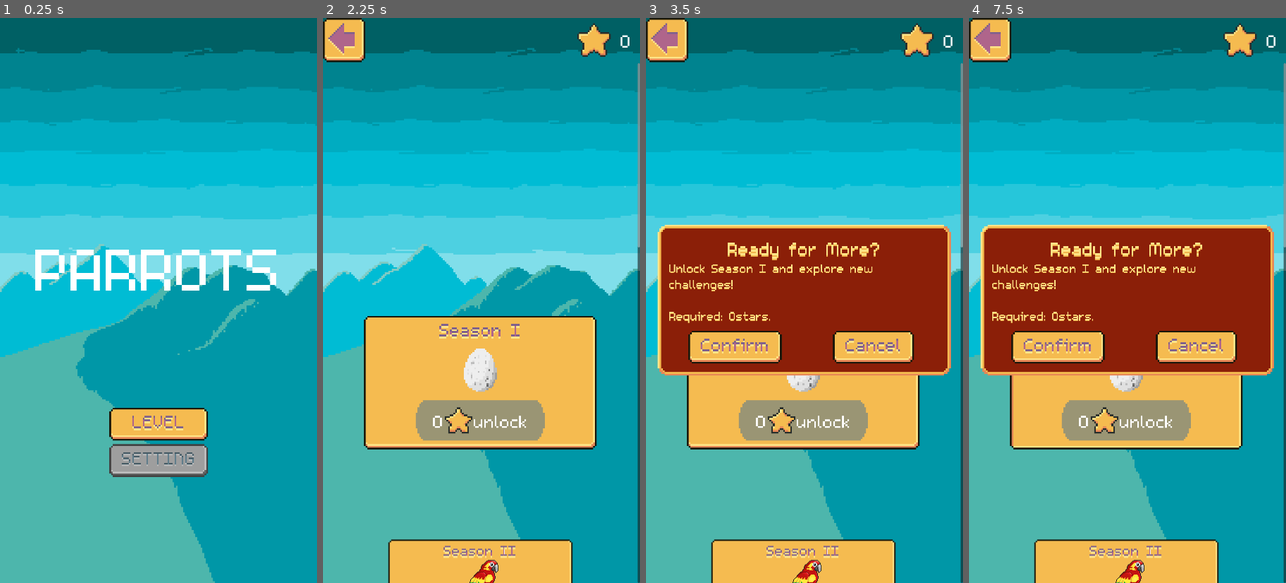
Above: before the commit, frames 1-4 (left to right).
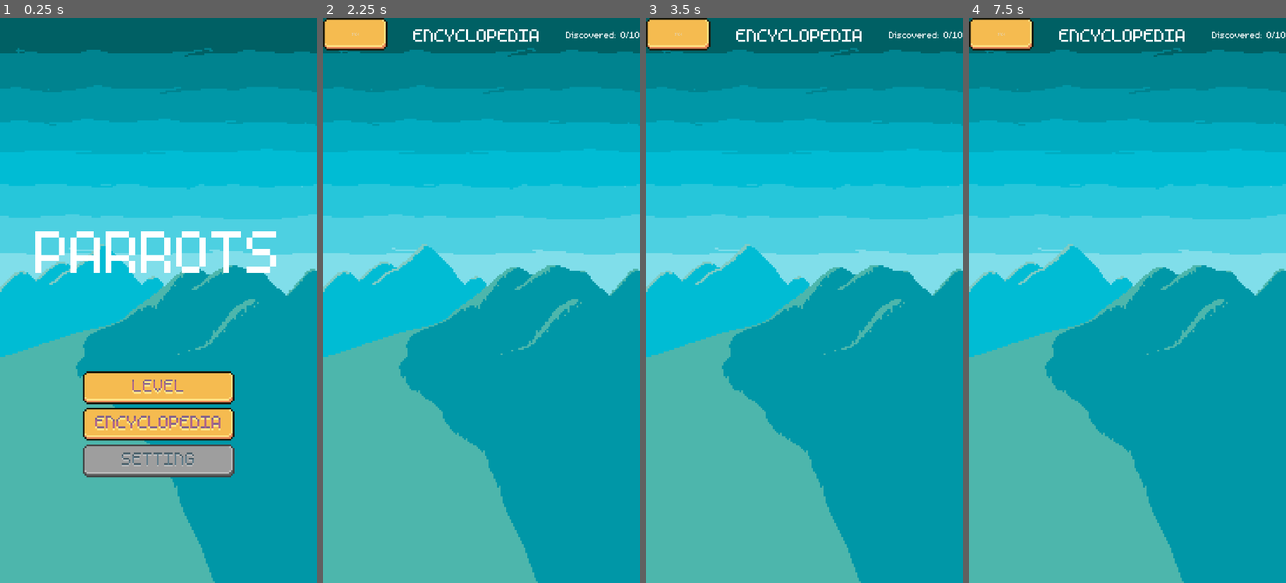
Above: after the commit, the same moments.

Repository: HD70X/Parrots_Merge_16bit
Game: Godot game, scene res://Scene/UI/main_menu.tscn
Two runs of this game, one before a commit and one after it. Both use one fixed random seed, a clock stepped at 60 frames per second and the inputs below.
Inputs (mouse positions are in pixels of both pictures, inside the frame that each line leads up to; where the layout moved, square brackets give the same spot in the first picture):
- Up to frame 1 (0.25 s): no input
- Up to frame 2 (2.25 s): click (481, 424) at 0.52 s; click (354, 34) [345, 40] at 1.25 s; click (481, 424) at 2.02 s
- Up to frame 3 (3.5 s): click (804, 385) at 2.77 s
- Up to frame 4 (7.5 s): click (1127, 385) at 3.52 s; click (1127, 385) at 4.27 s; tap Enter at 5, 6.5 s; drag from (1127, 323) to (1159, 176) at 5.02 s; tap Space at 5.75, 7.25 s; drag from (1064, 328) to (1111, 413) at 5.77 s; move the mouse to (1159, 176) at 6.52 s; click (1159, 176) at 6.67 s; drag from (1111, 413) to (1032, 215) at 7.27 s

The runs differ from the first frame. In frame 1, 8.7% of the frame differs, in the area x 11-88%, y 37-82%; in frame 2, 25%; in frame 3, 42%, in the area x 0-100%, y 0-100%; in frame 4, 42%.
Error after the commit: Invalid access to property or key 'theme_override_font_sizes' on a base object of type 'Label'. (res://Script/UI/encyclopedia_menu.gd:90)

Commit message:
Add encyclopedia menu and throwable discovery tracking

Diff:
--- /dev/null
+++ b/Scene/UI/encyclopedia_menu.tscn
@@ -0,0 +1,67 @@
+[gd_scene load_steps=4 format=3]
+
+[ext_resource type="Script" path="res://Script/UI/encyclopedia_menu.gd" id="1"]
+[ext_resource type="Theme" path="res://Art/Theme/general_theme.tres" id="2"]
+[ext_resource type="Texture2D" path="res://Art/Background/background_season_01.png" id="3"]
+
+[node name="EncyclopediaMenu" type="Node2D"]
+
+[node name="Background" type="TextureRect" parent="."]
+offset_right = 1080.0
+offset_bottom = 1920.0
+texture = ExtResource("3")
+expand_mode = 1
+stretch_mode = 6
+
+[node name="CanvasLayer" type="CanvasLayer" parent="."]
+script = ExtResource("1")
+
+[node name="Control" type="Control" parent="CanvasLayer"]
+layout_mode = 3
+anchors_preset = 15
+anchor_right = 1.0
+anchor_bottom = 1.0
+grow_horizontal = 2
+grow_vertical = 2
+theme = ExtResource("2")
+
+[node name="VBoxContainer" type="VBoxContainer" parent="CanvasLayer/Control"]
+layout_mode = 1
+anchors_preset = 15
+anchor_right = 1.0
+anchor_bottom = 1.0
+grow_horizontal = 2
+grow_vertical = 2
+theme_override_constants/separation = 24
+
+[node name="TopBar" type="HBoxContainer" parent="CanvasLayer/Control/VBoxContainer"]
+layout_mode = 2
+theme_override_constants/separation = 20
+
+[node name="BackButton" type="Button" parent="CanvasLayer/Control/VBoxContainer/TopBar"]
+custom_minimum_size = Vector2(220, 110)
+layout_mode = 2
+text = "BACK"
+
+[node name="Title" type="Label" parent="CanvasLayer/Control/VBoxContainer/TopBar"]
+layout_mode = 2
+size_flags_horizontal = 3
+theme_override_font_sizes/font_size = 96
+text = "ENCYCLOPEDIA"
+horizontal_alignment = 1
+
+[node name="ProgressLabel" type="Label" parent="CanvasLayer/Control/VBoxContainer/TopBar"]
+layout_mode = 2
+theme_override_font_sizes/font_size = 48
+text = "Discovered: 0/0"
+
+[node name="ScrollContainer" type="ScrollContainer" parent="CanvasLayer/Control/VBoxContainer"]
+layout_mode = 2
+size_flags_vertical = 3
+
+[node name="ListRoot" type="VBoxContainer" parent="CanvasLayer/Control/VBoxContainer/ScrollContainer"]
+layout_mode = 2
+size_flags_horizontal = 3
+theme_override_constants/separation = 12
+
+[connection signal="pressed" from="CanvasLayer/Control/VBoxContainer/TopBar/BackButton" to="CanvasLayer" method="_on_back_button_pressed"]
--- a/Scene/UI/main_menu.tscn
+++ b/Scene/UI/main_menu.tscn
@@ -70,6 +70,12 @@
 size_flags_horizontal = 1
 _button_text = "LEVEL"
 
+
+[node name="EncyclopediaButton" parent="CanvasLayer/Control/MarginContainer/VBoxContainer/VBoxContainer" unique_id=198765432 instance=ExtResource("4_m8m1u")]
+layout_mode = 2
+size_flags_horizontal = 1
+_button_text = "ENCYCLOPEDIA"
+
 [node name="SettingButton" parent="CanvasLayer/Control/MarginContainer/VBoxContainer/VBoxContainer" unique_id=1163547219 instance=ExtResource("4_m8m1u")]
 layout_mode = 2
 size_flags_horizontal = 1
--- a/Script/GameData/PlayerData/progression_manager.gd
+++ b/Script/GameData/PlayerData/progression_manager.gd
@@ -5,6 +5,7 @@
 var unlocked_season: Array = []
 var unlocked_level: Dictionary = {}
 var default_next_level: Dictionary = {}
+var discovered_throwables: Dictionary = {}
 
 func add_level_record(level_id: String, season_id: String, completed: bool, secondary_1: bool, secondary_2:bool, stars: int):
 	if unlocked_level.has(level_id):
@@ -33,12 +34,18 @@
 	return own_stars
 
 func to_dict() -> Dictionary:
-	return {"unlocked_season" : unlocked_season, "unlocked_level" : unlocked_level, "default_next_level" : default_next_level}
+	return {
+		"unlocked_season" : unlocked_season,
+		"unlocked_level" : unlocked_level,
+		"default_next_level" : default_next_level,
+		"discovered_throwables" : discovered_throwables
+	}
 
 func from_dict(_data: Dictionary):
 	unlocked_season = _data.get("unlocked_season", ["S1"])
 	unlocked_level = _data.get("unlocked_level", {})
 	default_next_level = _data.get("default_next_level", {})
+	discovered_throwables = _data.get("discovered_throwables", {})
 
 func unlock_season(_season_id: String):
 	if _season_id in unlocked_season:
@@ -51,3 +58,14 @@
 		"season_id" : _season_id,
 		"level_id" : _level_id
 	}
+
+func discover_throwable(type_id: String) -> bool:
+	if type_id == "":
+		return false
+	if discovered_throwables.has(type_id):
+		return false
+	discovered_throwables[type_id] = true
+	return true
+
+func is_throwable_discovered(type_id: String) -> bool:
+	return discovered_throwables.has(type_id)
--- a/Script/GamePlay/MainGame/level_manager.gd
+++ b/Script/GamePlay/MainGame/level_manager.gd
@@ -88,6 +88,8 @@
 # 内部逻辑，每次合成时安排参数变化，并相应相应检测
 func _once_merge(new_data: ThrowableData, score_add: int):
 	score += score_add
+	if PlayerData.progression.discover_throwable(new_data.type_id):
+		SaveManager.save_def()
 	GameEvent.signal_score_changed.emit(score)
 	_primary_obj = current_config.primary_objectives._check_each_merge(new_data, score, _primary_obj)
 	var sec_i = 0
--- a/Script/GamePlay/MainGame/spawner.gd
+++ b/Script/GamePlay/MainGame/spawner.gd
@@ -23,6 +23,8 @@
 	throwable.global_position = Vector2(click_x, spawn_y_offset)
 	throwable.rotation = 0
 	spawn_container.add_child(throwable)
+	if PlayerData.progression.discover_throwable(next_throwable.type_id):
+		SaveManager.save_def()
 
 	throwable.call_deferred("play_spawn_animation")
 
--- a/Script/MainMenu/main_menu.gd
+++ b/Script/MainMenu/main_menu.gd
@@ -3,6 +3,7 @@
 @onready var start_button = $CanvasLayer/Control/MarginContainer/VBoxContainer/VBoxContainer/StarButton
 @onready var level_button = $CanvasLayer/Control/MarginContainer/VBoxContainer/VBoxContainer/LevelsButton
 @onready var setting_button = $CanvasLayer/Control/MarginContainer/VBoxContainer/VBoxContainer/SettingButton
+@onready var encyclopedia_button = $CanvasLayer/Control/MarginContainer/VBoxContainer/VBoxContainer/EncyclopediaButton
 
 # 预加载关卡数据
 @onready var season_collection: SeasonCollection = preload("res://Resources/LevelConfig/season_collection.tres")
@@ -13,6 +14,7 @@
 func _ready() -> void:
 	start_button.button_pressed.connect(_on_start_button_pressed)
 	level_button.button_pressed.connect(_on_level_button_pressed)
+	encyclopedia_button.button_pressed.connect(_on_encyclopedia_button_pressed)
 	if PlayerData.progression.default_next_level.get("season_id"):
 		for _season_config in season_collection.seasons:
 			if _season_config.season_id == PlayerData.progression.default_next_level.get("season_id"):
@@ -73,3 +75,6 @@
 
 func _on_level_button_pressed() -> void:
 	get_tree().change_scene_to_file("res://Scene/UI/level_select_menu.tscn")
+
+func _on_encyclopedia_button_pressed() -> void:
+	get_tree().change_scene_to_file("res://Scene/UI/encyclopedia_menu.tscn")
--- /dev/null
+++ b/Script/UI/encyclopedia_menu.gd
@@ -0,0 +1,102 @@
+extends CanvasLayer
+
+@onready var list_root = $Control/VBoxContainer/ScrollContainer/ListRoot
+@onready var progress_label = $Control/VBoxContainer/TopBar/ProgressLabel
+
+const MAIN_MENU_SCENE_PATH = "res://Scene/UI/main_menu.tscn"
+const THROWABLES_DIR = "res://Resources/Parrots"
+
+var progress_format = "Discovered: {count}/{total}"
+
+func _ready() -> void:
+	_build_throwable_list()
+
+func _build_throwable_list() -> void:
+	for child in list_root.get_children():
+		child.queue_free()
+
+	var all_throwables = _load_all_throwables()
+	var discovered_count = 0
+
+	for data in all_throwables:
+		var unlocked = PlayerData.progression.is_throwable_discovered(data.type_id)
+		if unlocked:
+			discovered_count += 1
+		list_root.add_child(_build_entry(data, unlocked))
+
+	progress_label.text = progress_format.format({"count": discovered_count, "total": all_throwables.size()})
+
+func _load_all_throwables() -> Array:
+	var result: Array = []
+	var dir = DirAccess.open(THROWABLES_DIR)
+	if dir == null:
+		push_error("Unable to open throwable directory: " + THROWABLES_DIR)
+		return result
+
+	dir.list_dir_begin()
+	var file_name = dir.get_next()
+	while file_name != "":
+		if not dir.current_is_dir() and file_name.ends_with(".tres"):
+			var path = THROWABLES_DIR + "/" + file_name
+			var data = load(path) as ThrowableData
+			if data:
+				result.append(data)
+		file_name = dir.get_next()
+	dir.list_dir_end()
+
+	result.sort_custom(func(a: ThrowableData, b: ThrowableData): return a.type_id < b.type_id)
+	return result
+
+func _build_entry(data: ThrowableData, unlocked: bool) -> Control:
+	var panel = PanelContainer.new()
+	panel.custom_minimum_size = Vector2(0, 180)
+
+	var margin = MarginContainer.new()
+	margin.add_theme_constant_override("margin_left", 24)
+	margin.add_theme_constant_override("margin_top", 12)
+	margin.add_theme_constant_override("margin_right", 24)
+	margin.add_theme_constant_override("margin_bottom", 12)
+	panel.add_child(margin)
+
+	var row = HBoxContainer.new()
+	row.alignment = BoxContainer.ALIGNMENT_CENTER
+	row.add_theme_constant_override("separation", 24)
+	margin.add_child(row)
+
+	var icon_holder = CenterContainer.new()
+	icon_holder.custom_minimum_size = Vector2(128, 128)
+	row.add_child(icon_holder)
+
+	var icon = TextureRect.new()
+	icon.custom_minimum_size = Vector2(128, 128)
+	icon.expand_mode = TextureRect.EXPAND_IGNORE_SIZE
+	icon.stretch_mode = TextureRect.STRETCH_KEEP_ASPECT_CENTERED
+	icon.texture = data.preview_tex
+	icon_holder.add_child(icon)
+
+	var shade = ColorRect.new()
+	shade.mouse_filter = Control.MOUSE_FILTER_IGNORE
+	shade.anchor_right = 1.0
+	shade.anchor_bottom = 1.0
+	shade.color = Color(0, 0, 0, 0.82) if not unlocked else Color(0, 0, 0, 0)
+	icon_holder.add_child(shade)
+
+	var info = VBoxContainer.new()
+	info.size_flags_horizontal = Control.SIZE_EXPAND_FILL
+	info.alignment = BoxContainer.ALIGNMENT_CENTER
+	row.add_child(info)
+
+	var title = Label.new()
+	title.theme_override_font_sizes.font_size = 56
+	title.text = data.type_id if unlocked else "???"
+	info.add_child(title)
+
+	var state = Label.new()
+	state.theme_override_font_sizes.font_size = 36
+	state.text = "Unlocked" if unlocked else "Locked"
+	info.add_child(state)
+
+	return panel
+
+func _on_back_button_pressed() -> void:
+	get_tree().change_scene_to_file(MAIN_MENU_SCENE_PATH)
